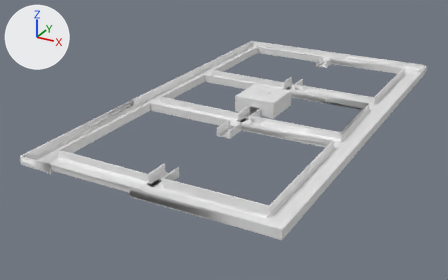
One commit to the FBX model Command Center/Assets/Models/Command center.fbx: the scene before it, then after it.
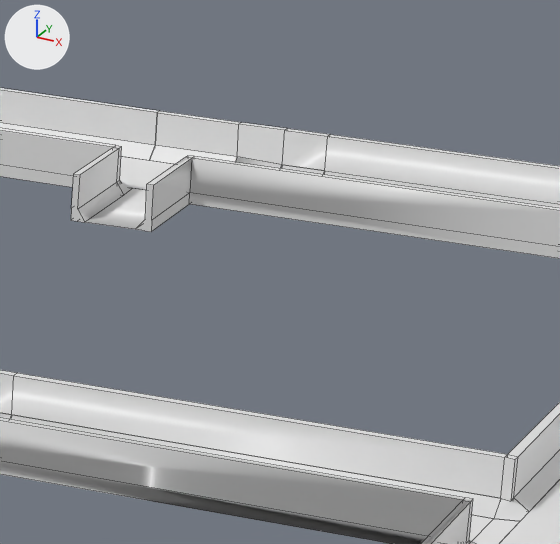
Each version is shown whole from a 50 mm lens placed at (235.9, -507.8, 211.6), pointed at (-24.1, -35.1, -24.7), then close up on the part from 68% to 85% of the width and 13% to 39% of the height. The axes (+X, +Y, +Z) are drawn at upper left. The lights are the same throughout. The close-ups show mesh edges as thin lines. Where no turn or scale is listed for an object, it has been applied to the vertices. Vertices at the same position are counted once.

The first close-up shows 'Left middle hallway.001'.
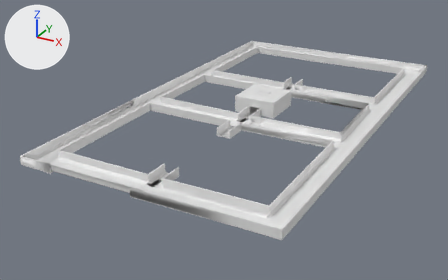
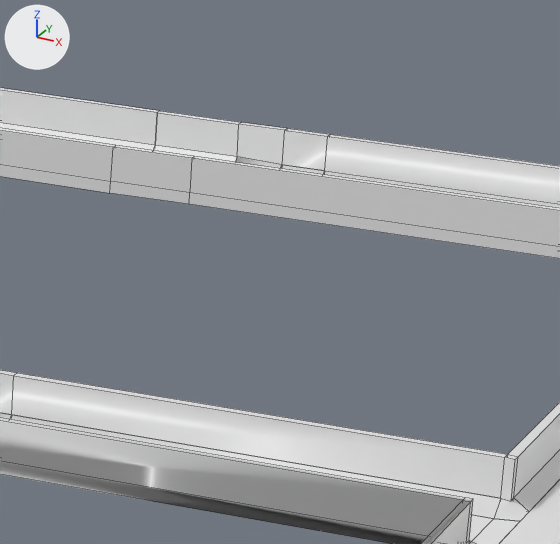
The change in detail:
me_cube_013 is used by ob_left_middle_hallway_001; location (95.1, 18.7, 0.7).
me_cube_013 had 1251 vertices, 1259 faces and spanned x -205.0..16.0, y -223.0..175.0, z -1.0..15.0.
me_cube_013 now has 1217 vertices, 1224 faces and spans x -205.0..16.0, y -223.0..175.0, z -1.0..15.0.
Part 1, on me_cube_013:
34 vertices are removed from x -101.0..-88.0, y 135.0..156.0, z -1.0..7.0.
40 faces are deleted.
4 new faces join them, mat_material_172 (white #e7e7e7).
1 new face joins them, mat_material_082 (white #e7e7e7).

What differs and where, as boxes (x1, y1, x2, y2) in the close-ups (560 x 544 px):
part 1 of me_cube_013, cut back: before (71, 145, 194, 232); after (110, 145, 194, 204)
